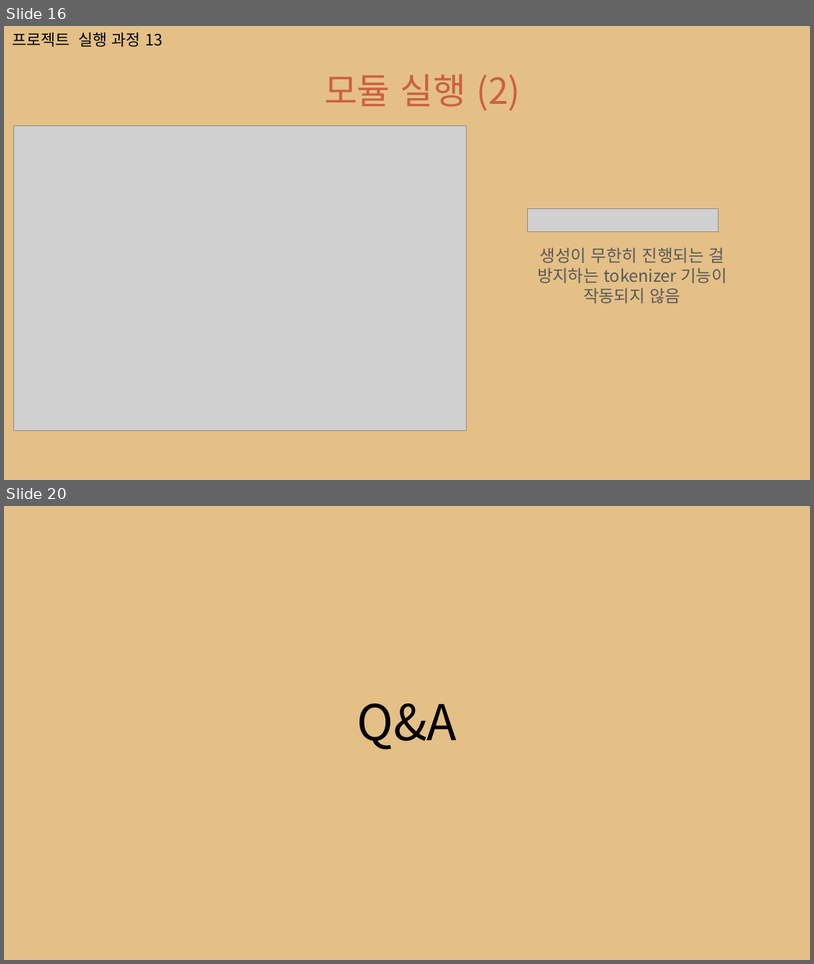
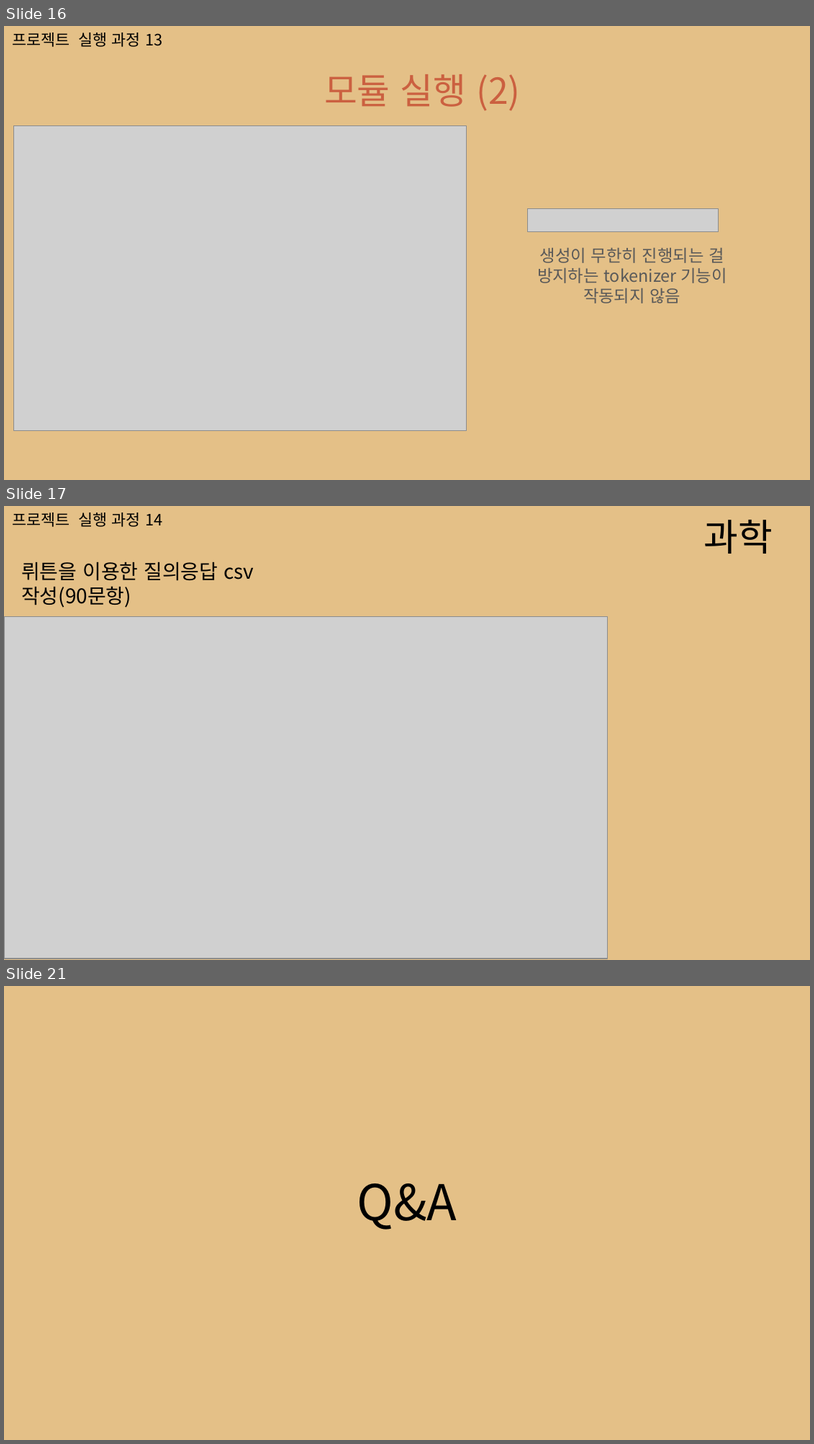
Before and after one commit to mkm625/test_git, a slide deck: 맞춤형 학습 도우미-5조_진행1.pptx. Shown one above the other, each under a label of ours: slides 16 and 20 before the commit, slides 16, 17 and 21 after it; the slides between them are not shown. The pictures are 814x964 and 814x1444 pixels, drawn with LibreOffice and Linux fonts; fonts in the diff are those of the drawing; grey boxes stand for pictures. Boxes give left, top, right and bottom in pixels: in the first picture for what was removed or moved away, otherwise in the second. Text is boxed around its words. In the diff, an @@ line names an element or a change of style, - is before the commit and + after.

```diff
--- a/맞춤형 학습 도우미-5조_진행1.pptx
+++ b/맞춤형 학습 도우미-5조_진행1.pptx
@@ slide 17 added at bbox=[4, 506, 810, 960], background #E4C087 @@
@@ text added at bbox=[12, 512, 162, 527], 14 pt, text #000000 @@
+프로젝트 실행 과정 14
@@ text added at bbox=[704, 520, 772, 554], 33.3 pt, text #000000 @@
+과학
@@ text added at bbox=[21, 562, 254, 608], 18 pt, text #000000 @@
+뤼튼을 이용한 질의응답 csv 작성(90문항)
@@ picture added at bbox=[4, 616, 608, 958] @@
@@ what was slide 20 is now slide 21 @@
```
Also in this commit, not shown: 4 slides changed.
